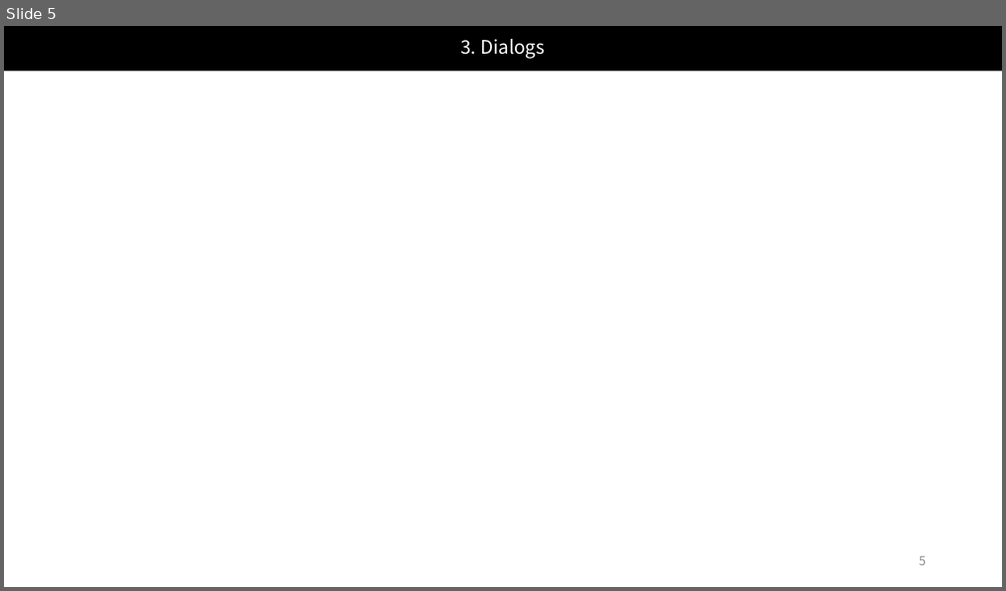
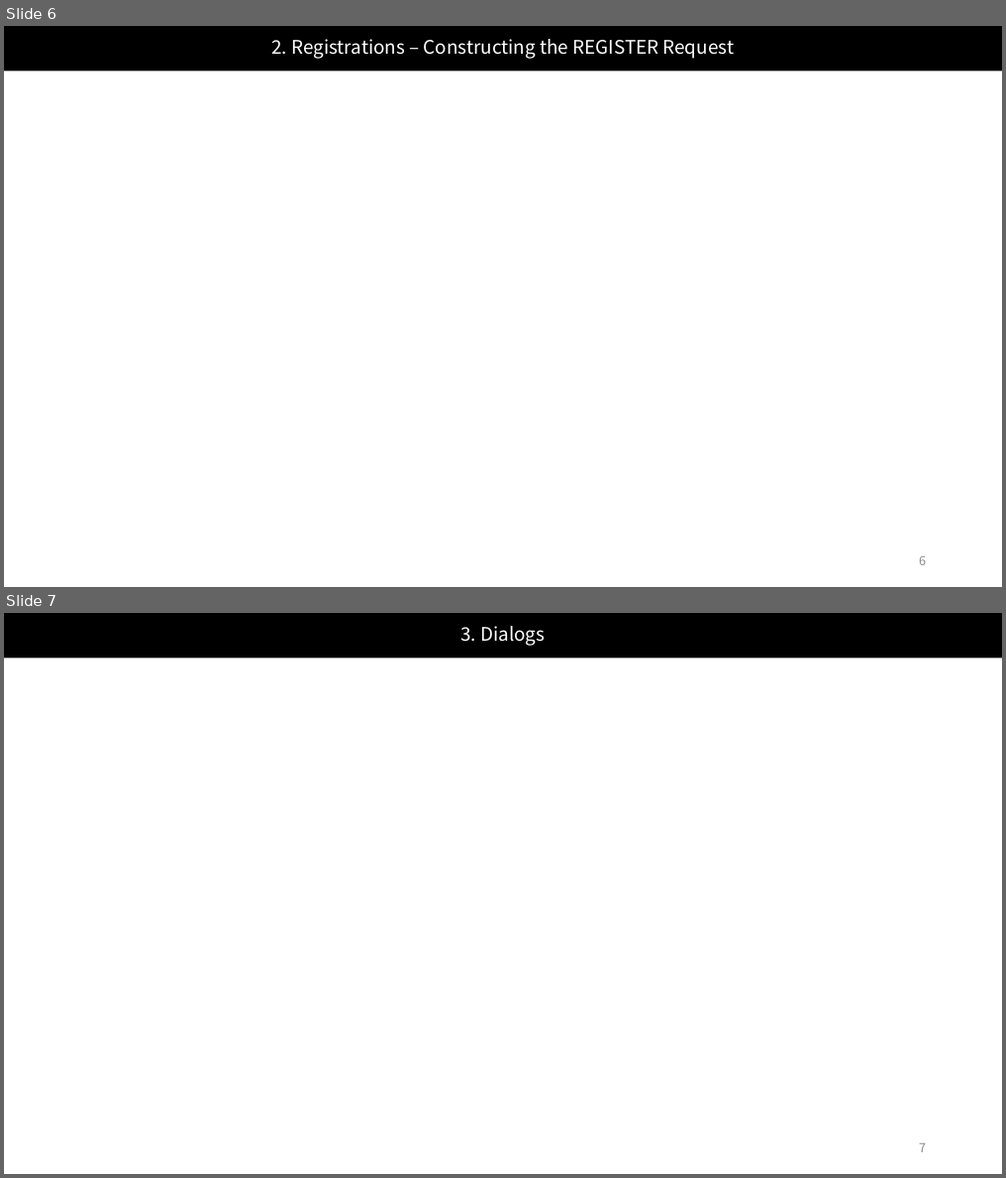
Before and after one commit to Epsilonely/SIP-Survey, a slide deck: 세미나 2차.pptx. Shown one above the other, each under a label of ours: slide 5 before the commit, slides 6 and 7 after it. The pictures are 1006x591 and 1006x1178 pixels, drawn with LibreOffice and Linux fonts; fonts in the diff are those of the drawing. Boxes give left, top, right and bottom in pixels: in the first picture for what was removed or moved away, otherwise in the second. Text is boxed around its words. In the diff, an @@ line names an element or a change of style, - is before the commit and + after.

```diff
--- a/세미나 2차.pptx
+++ b/세미나 2차.pptx
@@ slide 6 added at box(4, 26, 1002, 587), background #FFFFFF @@
@@ title added at box(4, 26, 1002, 71), fill #000000, 18 pt, text #FFFFFF @@
+2. Registrations – Constructing the REGISTER Request
@@ page number added at box(919, 557, 926, 566), 12 pt, text #8C8C8C @@
+6
@@ what was slide 5 is now slide 7 @@
@@ page number at box(919, 1144, 926, 1153): text changed @@
-5
+7
```
Also in this commit, not shown: 4 slides changed, 1 other slide added.
